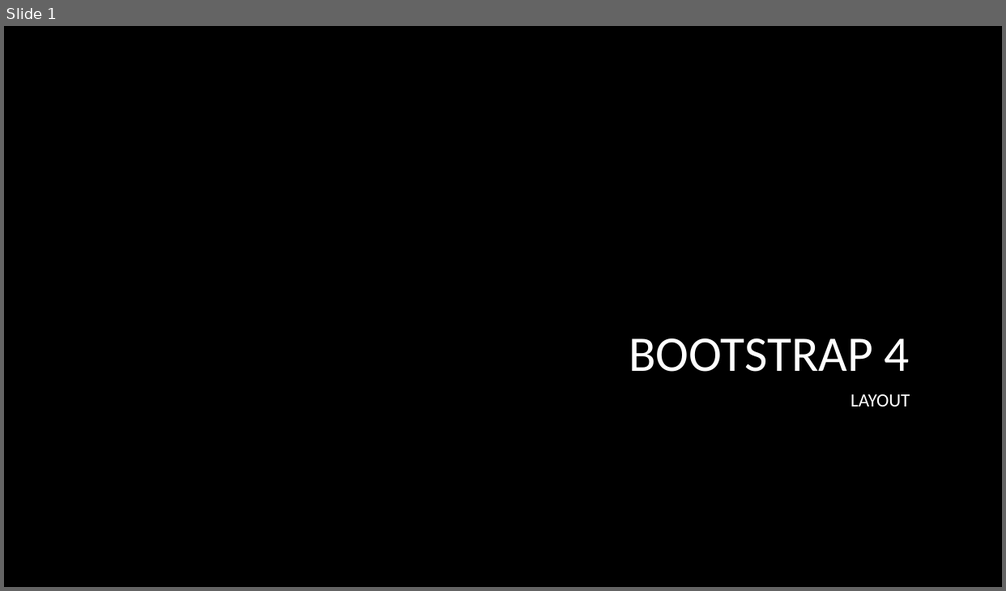
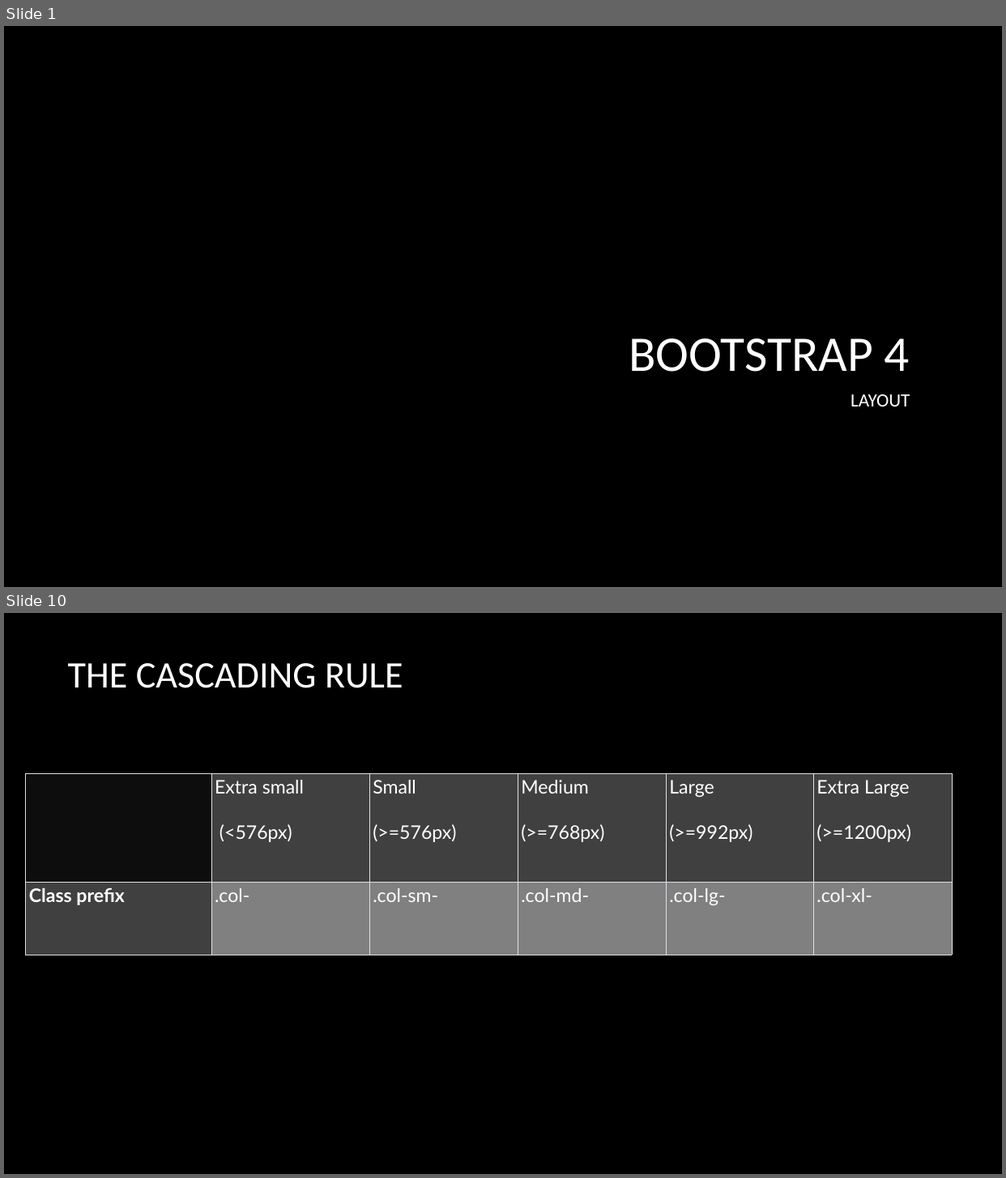
Before and after one commit to deepavn/bootstrap4, a slide deck: material/Bootstrap_Layout.pptx. Shown one above the other, each under a label of ours: slide 1 before the commit, slides 1 and 10 after it; the slides between them are not shown. The pictures are 1006x591 and 1006x1178 pixels, drawn with LibreOffice and Linux fonts; fonts in the diff are those of the drawing; background and template pictures are left out. Boxes give left, top, right and bottom in pixels: in the first picture for what was removed or moved away, otherwise in the second. Text is boxed around its words. In the diff, an @@ line names an element or a change of style, - is before the commit and + after.

```diff
--- a/material/Bootstrap_Layout.pptx
+++ b/material/Bootstrap_Layout.pptx
@@ slide 10 added at (x1=4, y1=613, x2=1002, y2=1174), background picture (left out) @@
@@ title added at (x1=68, y1=663, x2=403, y2=688), 36 pt, text #FFFFFF @@
+THE CASCADING RULE
@@ table added at (x1=26, y1=774, x2=952, y2=955), 2 rows, 6 columns @@
+ | Extra small / (<576px) | Small / (>=576px) | Medium / (>=768px) | Large / (>=992px) | Extra Large / (>=1200px)
+Class prefix | .col- | .col-sm- | .col-md- | .col-lg- | .col-xl-
```
Also in this commit, not shown: 6 slides changed, 27 other slides added, 2 slides removed, 2 other files.
